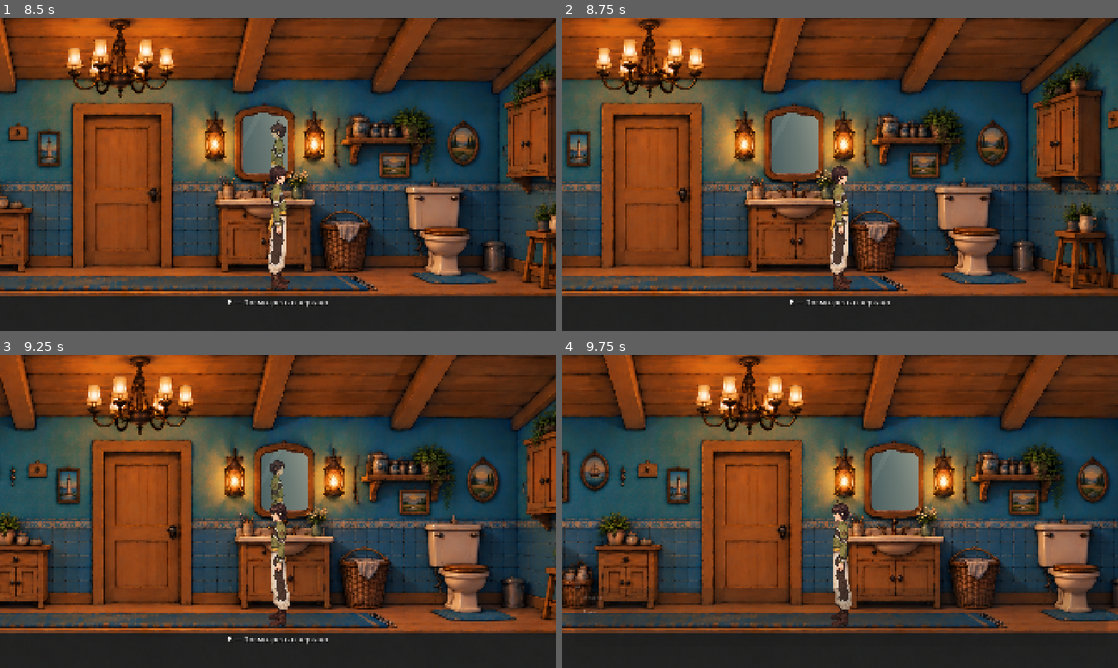
Above: before the commit, frames 1-4 (two rows, left to right).
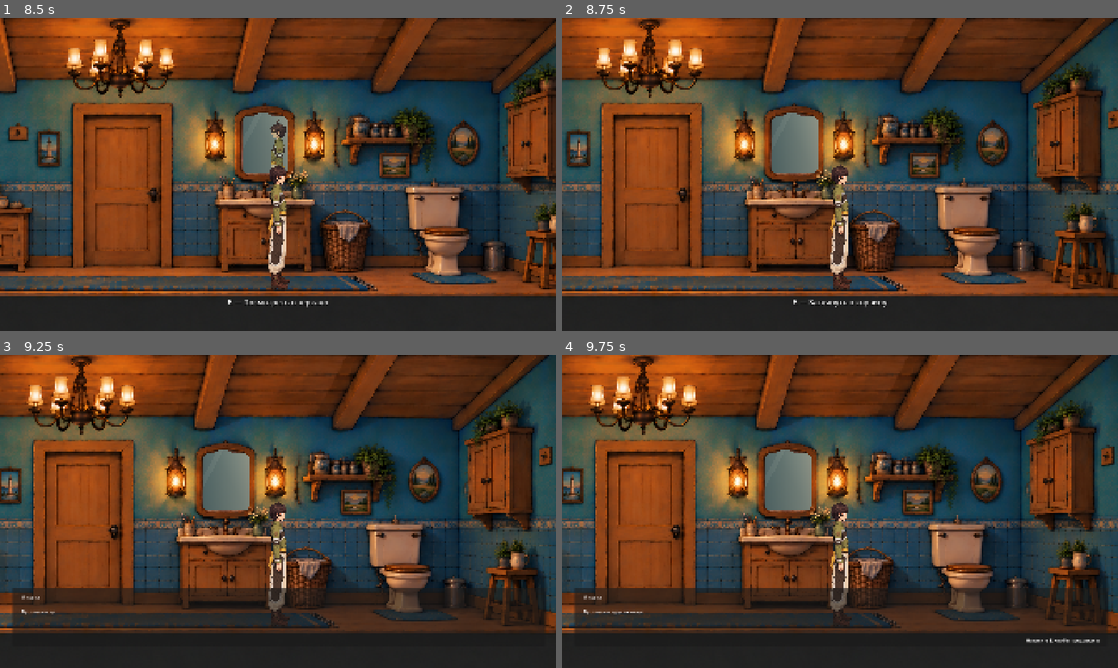
Above: after the commit, the same moments.

Repository: Alona674/WhoAmI
Game: Godot game, scene res://scenes/rooms/bathroom.tscn
Two runs of this game, one before a commit and one after it. Both use one fixed random seed, a clock stepped at 60 frames per second and the inputs below. This scene is started directly instead of the project's main scene.
Inputs (mouse positions are in pixels of both pictures, inside the frame that each line leads up to):
- Up to frame 1 (8.5 s): tap Enter (ui_accept) at 0.5, 0.77, 1.52, 2.75, 3.02, 3.77, 4.52, 5.75, 6.77, 7.25, 7.52, 8, 8.27 s; move the mouse to (250, 237) at 0.52 s; hold E (interact) 0.53-1.28 s; hold D (move_right) 0.53-2.03 s; click (250, 237) at 0.67 s; move the mouse to (444, 221) at 1.27 s; tap E (interact) at 1.35, 2.85, 4.35, 6.6, 8.1 s; click (444, 221) at 1.42 s; move the mouse to (111, 127) at 2.02 s; hold E (interact) 2.03-2.78 s; hold A (move_left) 2.03-4.28 s; click (111, 127) at 2.17 s; move the mouse to (305, 174) at 2.77 s; click (305, 174) at 2.92 s; move the mouse to (194, 96) at 3.52 s; hold E (interact) 3.53-4.28 s; click (194, 96) at 3.67 s; tap Escape (ui_cancel) at 4.15 s; move the mouse to (400, 158) at 4.27 s; hold D (move_right) 4.28-5 s; click (400, 158) at 4.42 s; click "Продолжить" at 5 s; move the mouse to (166, 190) at 5.77 s; hold E (interact) 5.78-6.53 s; hold D (move_right) from 5.78 s (still down); click (166, 190) at 5.92 s; move the mouse to (333, 105) at 6.52 s; click (333, 105) at 6.67 s; move the mouse to (250, 237) at 7.27 s; hold E (interact) 7.28-8.03 s; click (250, 237) at 7.42 s; move the mouse to (444, 221) at 8.02 s; click (444, 221) at 8.17 s
- Up to frame 2 (8.75 s): keep holding D (move_right)
- Up to frame 3 (9.25 s): move the mouse to (111, 464) at 8.77 s; release D (move_right) at 8.78 s; hold A (move_left) from 8.78 s (still down); hold E (interact) from 8.78 s (still down); click (111, 464) at 8.92 s
- Up to frame 4 (9.75 s): keep holding A (move_left); move the mouse to (867, 511) at 9.52 s; release E (interact) at 9.53 s; tap E (interact) at 9.6 s; click (867, 511) at 9.67 s

Frame 1 is identical in both runs. In frame 2, 0.2% of the frame differs, in the area x 41-59%, y 90-93%; in frame 3, 67%; in frame 4, 67%, in the area x 0-100%, y 0-92%.

Commit message:
Add bathroom mirror story and laundry basket loot

Diff:
--- a/scenes/rooms/bathroom.tscn
+++ b/scenes/rooms/bathroom.tscn
@@ -10,6 +10,14 @@
 [ext_resource type="Script" path="res://scripts/interaction/bathroom_item.gd" id="8_item"]
 [ext_resource type="Script" path="res://scripts/interaction/bathroom_mirror.gd" id="9_mirror"]
 [ext_resource type="Script" path="res://scripts/player/bathroom_player.gd" id="10_player"]
+
+[ext_resource type="Script" path="res://scripts/UI/container_panel.gd" id="container"]
+[ext_resource type="Shader" path="res://scripts/effects/mirror_blood.gdshader" id="blood"]
+[ext_resource type="Texture2D" path="res://art/characters/Svetik.png" id="svetik"]
+
+[sub_resource type="ShaderMaterial" id="blood_material"]
+resource_local_to_scene = true
+shader = ExtResource("blood")
 
 [sub_resource type="RectangleShape2D" id="item_shape"]
 size = Vector2(32, 80)
@@ -33,6 +41,7 @@
 script = ExtResource("9_mirror")
 
 [node name="Reflection" type="Sprite2D" parent="MirrorGlass"]
+material = SubResource("blood_material")
 modulate = Color(0.82, 0.88, 0.84, 0.88)
 
 [node name="Glint" type="Polygon2D" parent="MirrorGlass"]
@@ -96,3 +105,21 @@
 visible = false
 
 [editable path="Player"]
+
+[node name="Basket" type="Area2D" parent="."]
+position = Vector2(1590, 590)
+script = ExtResource("8_item")
+interaction_name = "Заглянуть в корзину"
+item_id = "basket"
+
+[node name="CollisionShape2D" type="CollisionShape2D" parent="Basket"]
+shape = SubResource("item_shape")
+
+[node name="Svetik" type="Sprite2D" parent="."]
+visible = false
+position = Vector2(1515, 330)
+scale = Vector2(0.06, 0.06)
+texture = ExtResource("svetik")
+
+[node name="ContainerPanel" type="Control" parent="UILayer"]
+script = ExtResource("container")
--- /dev/null
+++ b/scripts/UI/container_panel.gd
@@ -0,0 +1,69 @@
+extends Control
+
+signal closed
+var player: Node
+var rows: VBoxContainer
+
+func _ready() -> void:
+	hide()
+	set_anchors_and_offsets_preset(Control.PRESET_FULL_RECT)
+	mouse_filter = Control.MOUSE_FILTER_STOP
+	var shade := ColorRect.new()
+	shade.color = Color(0, 0, 0, 0.6)
+	shade.set_anchors_and_offsets_preset(Control.PRESET_FULL_RECT)
+	add_child(shade)
+	var panel := PanelContainer.new()
+	panel.set_anchors_and_offsets_preset(Control.PRESET_CENTER)
+	panel.position = Vector2(-260, -180)
+	panel.custom_minimum_size = Vector2(520, 360)
+	add_child(panel)
+	rows = VBoxContainer.new()
+	rows.add_theme_constant_override("separation", 16)
+	panel.add_child(rows)
+
+func open_container(title: String, items: Array) -> void:
+	player = get_tree().get_first_node_in_group("player")
+	player.can_move = false
+	for child in rows.get_children():
+		rows.remove_child(child)
+		child.queue_free()
+	var label := Label.new()
+	label.text = title
+	label.horizontal_alignment = HORIZONTAL_ALIGNMENT_CENTER
+	label.add_theme_font_size_override("font_size", 26)
+	rows.add_child(label)
+	if items.is_empty():
+		var empty := Label.new()
+		empty.text = "Пусто"
+		empty.horizontal_alignment = HORIZONTAL_ALIGNMENT_CENTER
+		rows.add_child(empty)
+	for item in items:
+		var button := Button.new()
+		button.text = "Взять: " + str(item.name)
+		button.custom_minimum_size.y = 48
+		button.pressed.connect(func():
+			GameState.add_item(item.id)
+			GameState.set_flag("collected_" + str(item.id))
+			button.disabled = true
+			button.text = str(item.name) + " — взято"
+		)
+		rows.add_child(button)
+	var close_button := Button.new()
+	close_button.text = "Закрыть (Esc)"
+	close_button.custom_minimum_size.y = 48
+	close_button.pressed.connect(close)
+	rows.add_child(close_button)
+	show()
+	close_button.grab_focus()
+
+func close() -> void:
+	if not visible:
+		return
+	hide()
+	player.can_move = true
+	closed.emit()
+
+func _input(event: InputEvent) -> void:
+	if visible and event.is_action_pressed("ui_cancel") and not event.is_echo():
+		get_viewport().set_input_as_handled()
+		close()
--- a/scripts/core/bathroom.gd
+++ b/scripts/core/bathroom.gd
@@ -1,4 +1,6 @@
 extends Node2D
+
+var busy: bool = false
 
 @onready var player = $Player
 @onready var dialogue_manager = $DialogueManager
@@ -29,9 +31,15 @@
 
 func interact_item(item_id: String) -> void:
 	# E also advances dialogue; don't restart it or act during its fade-out.
-	if dialogue_manager.dialogue_box.visible:
+	if busy or dialogue_manager.dialogue_box.visible:
 		return
 
+	if item_id == "mirror" and not GameState.get_flag("bathroom_mirror_completed"):
+		play_mirror_scene()
+		return
+	if item_id == "basket":
+		inspect_basket()
+		return
 	var text: String = ""
 	match item_id:
 		"sink":
@@ -54,3 +62,39 @@
 		pause_menu.visible = not pause_menu.visible
 		get_tree().paused = pause_menu.visible
 		get_viewport().set_input_as_handled()
+
+
+func say(speaker: String, words: String) -> void:
+	dialogue_manager.show_dialogue(speaker, words)
+	await dialogue_manager.dialogue_closed
+
+
+func play_mirror_scene() -> void:
+	busy = true
+	await say("Михаил", "Ух ты, я как всегда выгляжу круто!")
+	$MirrorGlass/Reflection.material.set_shader_parameter("blood", true)
+	$Svetik.show()
+	await say("Светик", "А так?")
+	await say("Михаил", "Аааа, убери!!!")
+	await say("Светик", "А мне кажется тебе так больше идёт.")
+	$MirrorGlass/Reflection.material.set_shader_parameter("blood", false)
+	await say("Михаил", "Фух, вроде всё на месте, я опять красавчик.")
+	$Svetik.hide()
+	GameState.set_flag("bathroom_mirror_completed")
+	busy = false
+	player.can_move = true
+
+
+func inspect_basket() -> void:
+	busy = true
+	if GameState.get_flag("bathroom_sock_taken"):
+		await say("Михаил", "Только грязное бельё. Носок я уже забрал.")
+	else:
+		await say("Михаил", "Фу, зачем я туда заглянул.")
+		$UILayer/ContainerPanel.open_container("Корзина с грязным бельём", [{"id": "dirty_sock", "name": "Грязный носок"}])
+		await $UILayer/ContainerPanel.closed
+		if GameState.has_item("dirty_sock"):
+			GameState.set_flag("bathroom_sock_taken")
+			await say("Михаил", "Это войдёт в мои сокровища. Кто знает, когда это может пригодиться.")
+	busy = false
+	player.can_move = true
--- /dev/null
+++ b/scripts/effects/mirror_blood.gdshader
@@ -0,0 +1,13 @@
+shader_type canvas_item;
+uniform bool blood = false;
+float streak(vec2 uv, float x, float y, float length) {
+	return (1.0 - smoothstep(0.004, 0.009, abs(uv.x-x))) * step(y, uv.y) * (1.0-smoothstep(y+length-0.015,y+length,uv.y));
+}
+void fragment() {
+	vec4 original = COLOR;
+	if (blood) {
+		float mask = max(streak(UV,0.46,0.13,0.07),streak(UV,0.54,0.14,0.06));
+		mask = max(mask, 1.0-smoothstep(0.8,1.0,length((UV-vec2(0.48,0.12))/vec2(0.035,0.018))));
+		COLOR = vec4(mix(original.rgb,vec3(0.36,0.018,0.012),mask*0.9),original.a);
+	}
+}
--- a/scripts/interaction/bathroom_item.gd
+++ b/scripts/interaction/bathroom_item.gd
@@ -1,6 +1,6 @@
 extends InteractableBase
 
-@export_enum("sink", "mirror") var item_id: String = "sink"
+@export_enum("sink", "mirror", "basket") var item_id: String = "sink"
 
 
 func interact() -> void:
--- a/scripts/player/bathroom_player.gd
+++ b/scripts/player/bathroom_player.gd
@@ -2,6 +2,8 @@
 
 
 func _physics_process(delta: float) -> void:
+	if get_parent().busy:
+		can_move = false
 	super._physics_process(delta)
 	# Apply after the shared controller chooses its idle/walking texture.
 	# This also keeps the back view throughout the mirror dialogue.
Not shown, added: scripts/UI/container_panel.gd.uid
Not shown, added: scripts/effects/mirror_blood.gdshader.uid
